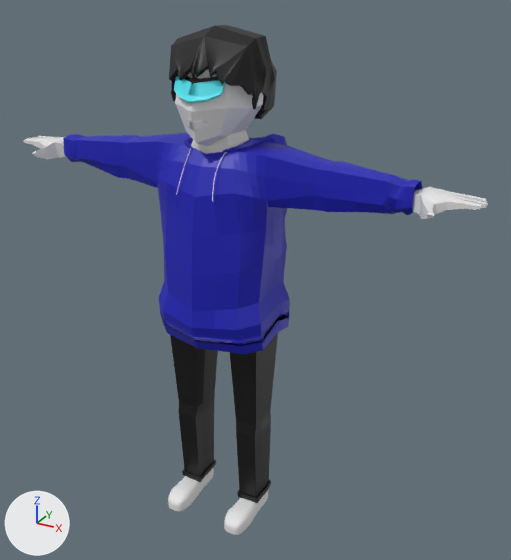
The FBX model DimensionHopping/Assets/3_Art/Models/Player/Character_new_hoodie_down.fbx: old version first, new version second.
The view is the same before and after, from a 50 mm camera at (1.262, -2.058, 2.018) aimed at (0.083, 0.087, 0.946). Arrows for +X, +Y and +Z are at lower left; the lights stay in place. Where no turn or scale is listed for an object, it has been applied to the vertices. Vertices at the same position are counted once.

Names of what the first picture shows: 'Body'.
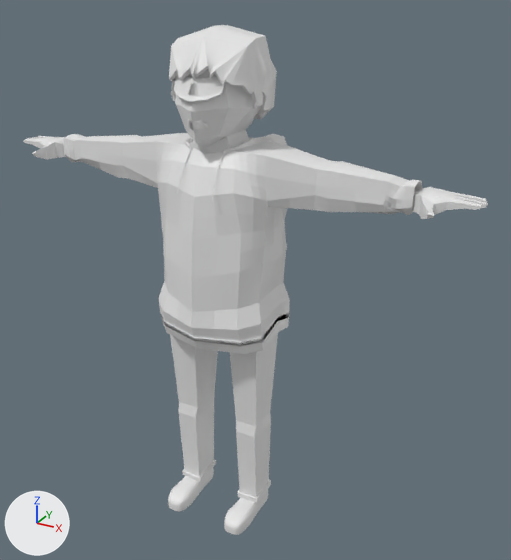
Patch to the scene script:
```diff
--- a/DimensionHopping/Assets/3_Art/Models/Player/Character_new_hoodie_down.fbx.py
+++ b/DimensionHopping/Assets/3_Art/Models/Player/Character_new_hoodie_down.fbx.py
@@ me_cube @@
 me_cube.from_pydata(...)  # 17599 vertices, 17601 faces; spans x -0.91..0.9, y -0.23..0.28, z -0.02..1.85
 # used by ob_body; location = (0.0, 0.0, 0.0)
-me_cube.materials.append(mat_hood)  # blue #2525a8
+# me_cube part 1: all 154 faces that had it switch from mat_pants (black #000000) to mat_body (its picture is missing)
+# me_cube part 2: all 8864 faces that had it switch from mat_hair (black #000000) to mat_body (its picture is missing)
+# me_cube part 3: all 4482 faces that had it switch from mat_hoodie (blue #1517b6) to mat_body (its picture is missing)
+# me_cube part 4: all 74 faces that had it switch from mat_hololens (cyan #51eaf6) to mat_body (its picture is missing)
+# me_cube part 5: all 41 faces that had it switch from mat_frame (black #000000) to mat_body (its picture is missing)
+# me_cube part 6: all 1128 faces that had it switch from mat_ropes (white #e7e7e7) to mat_body (its picture is missing)
```

Pixel boxes [x1, y1, x2, y2] of what changed, in the pictures (511 x 560 px):
part 1 of me_cube, recoloured (black to white): [170, 333, 278, 503] in both
part 2 of me_cube, recoloured (black to white): [169, 25, 277, 119] in both
part 3 of me_cube, recoloured (blue to white): [63, 133, 423, 354] in both
part 4 of me_cube, recoloured (cyan to white): [174, 76, 225, 103] in both
part 5 of me_cube, recoloured: [177, 74, 219, 84] in both
part 6 of me_cube, recoloured: [176, 149, 227, 201] in both
